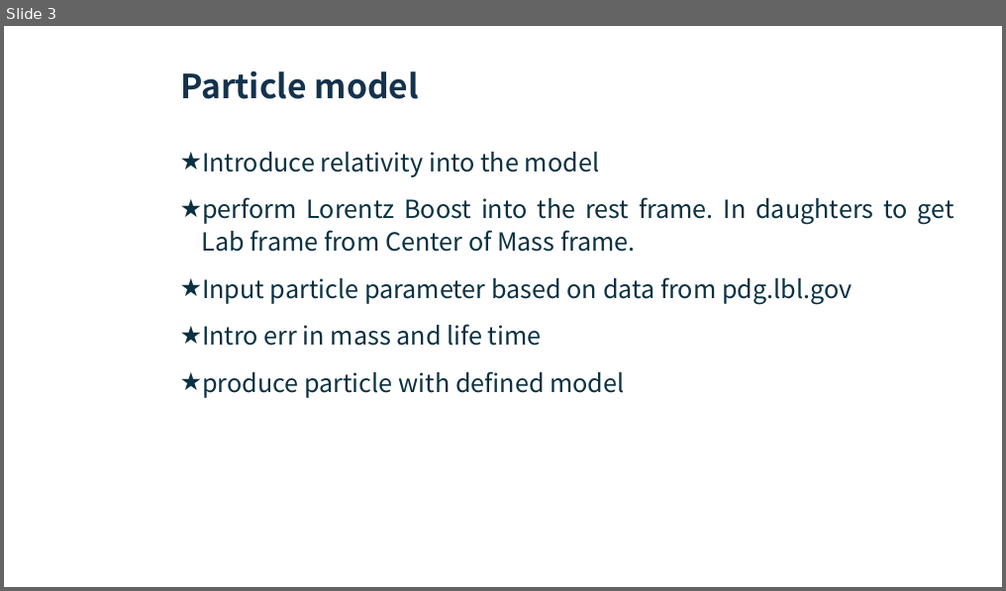
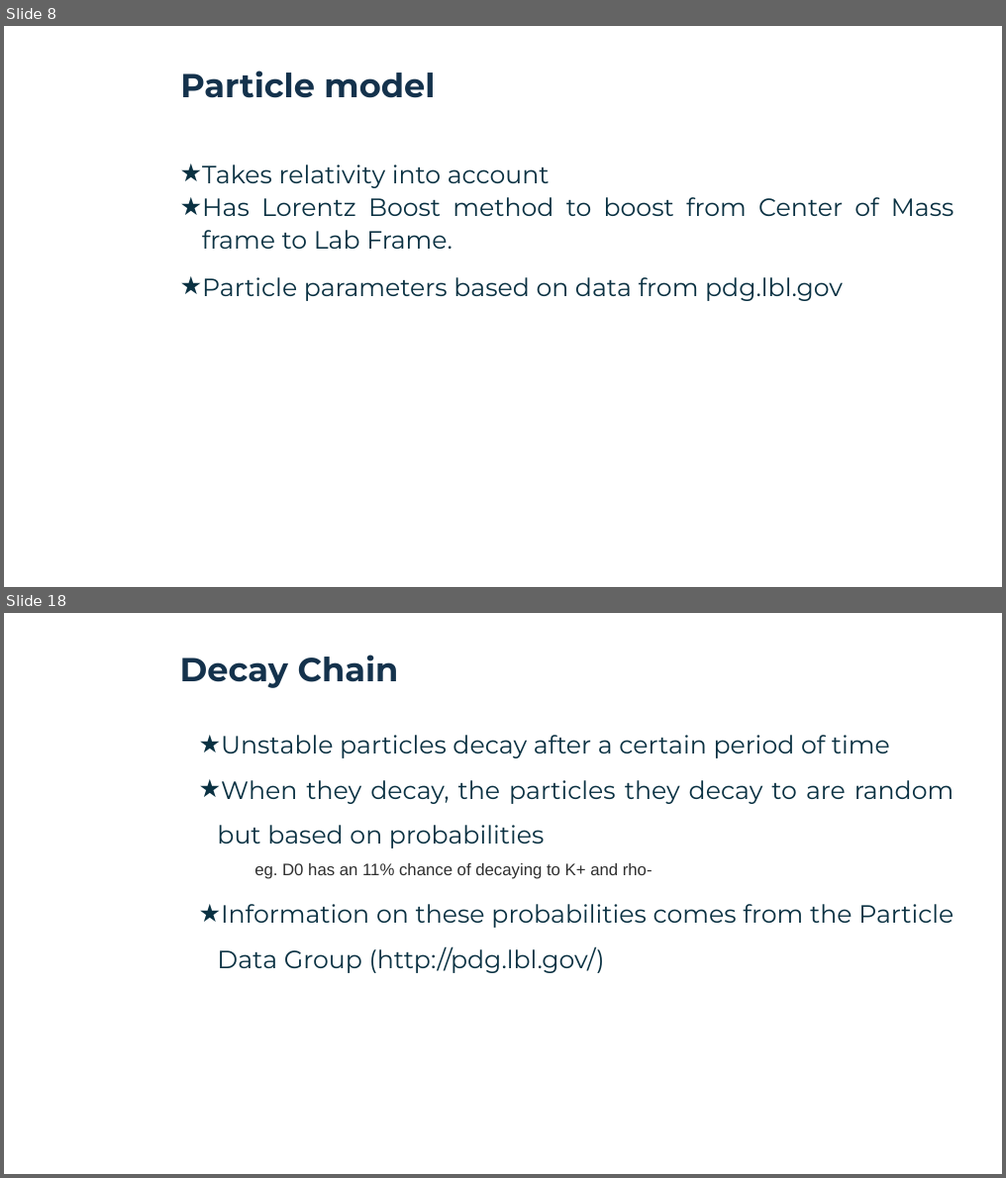
Before and after one commit to pitt1321-2161/Particle_Accelerator_Simulation, a slide deck: Particle Accelerator Simulation.pptx. Shown one above the other, each under a label of ours: slide 3 before the commit, slides 8 and 18 after it; the slides between them are not shown. The pictures are 1006x591 and 1006x1178 pixels, drawn with LibreOffice and Linux fonts; fonts in the diff are those of the drawing; background and template pictures are left out. Boxes give left, top, right and bottom in pixels: in the first picture for what was removed or moved away, otherwise in the second. Text is boxed around its words. In the diff, an @@ line names an element or a change of style, - is before the commit and + after.

```diff
--- a/Particle Accelerator Simulation.pptx
+++ b/Particle Accelerator Simulation.pptx
@@ slide 18 added at bbox=[4, 613, 1002, 1174], background picture (left out); not listed: 2 template elements that a slide beside it also shows @@
@@ title added at bbox=[180, 655, 399, 688], 32 pt, text #14324C, bold @@
+Decay Chain
@@ text added at bbox=[217, 735, 953, 973], 24 pt, text #0A3142 @@
+★ Unstable particles decay after a certain period of time
+★ When they decay, the particles they decay to are random but based on probabilities
+    eg. D0 has an 11% chance of decaying to K+ and rho-
+★ Information on these probabilities comes from the Particle Data Group (http://pdg.lbl.gov/)
@@ what was slide 3 is now slide 8 @@
@@ slide 8 changed as well @@
@@ title "Particle model" at bbox=[180, 71, 435, 98]: font Noto Sans CJK SC to Montserrat @@
@@ text at bbox=[202, 165, 954, 301]: text changed; font Noto Sans CJK SC to Montserrat @@
-★ Introduce relativity into the model
-★ perform Lorentz Boost into the rest frame. In daughters to get Lab frame from Center of Mass frame.
-★ Input particle parameter based on data from pdg.lbl.gov
-★ Intro err in mass and life time
-★ produce particle with defined model
+★ Takes relativity into account
+★ Has Lorentz Boost method to boost from Center of Mass frame to Lab Frame.
+★ Particle parameters based on data from pdg.lbl.gov
```
Also in this commit, not shown: 9 other slides changed, 16 other slides added, 7 other files.
